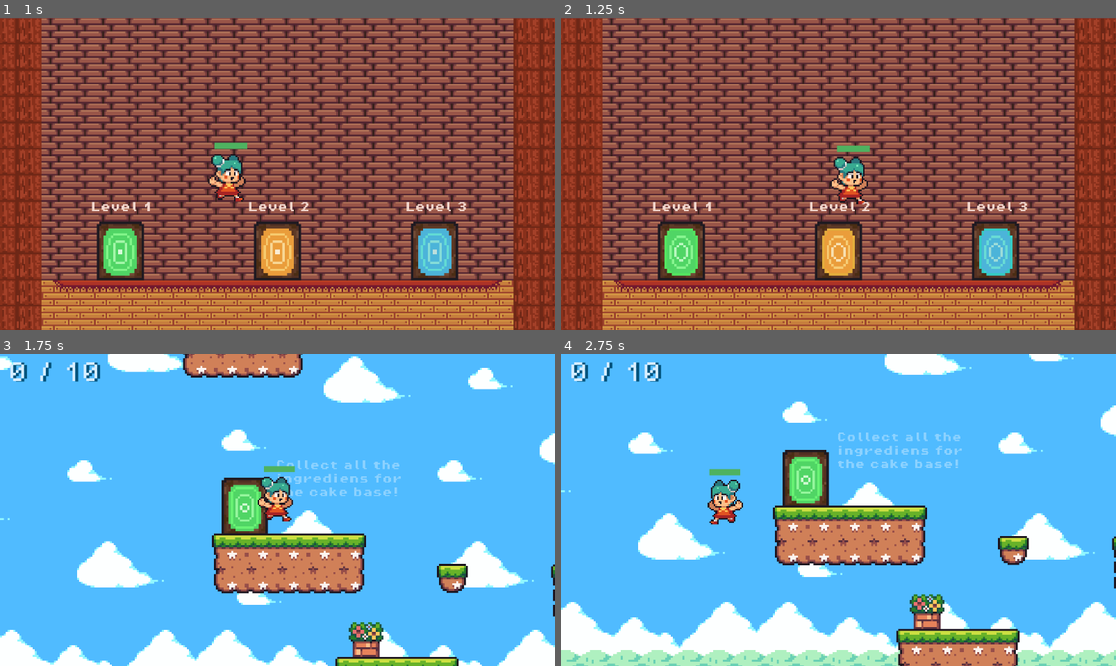
Above: before the commit, frames 1-4 (two rows, left to right).
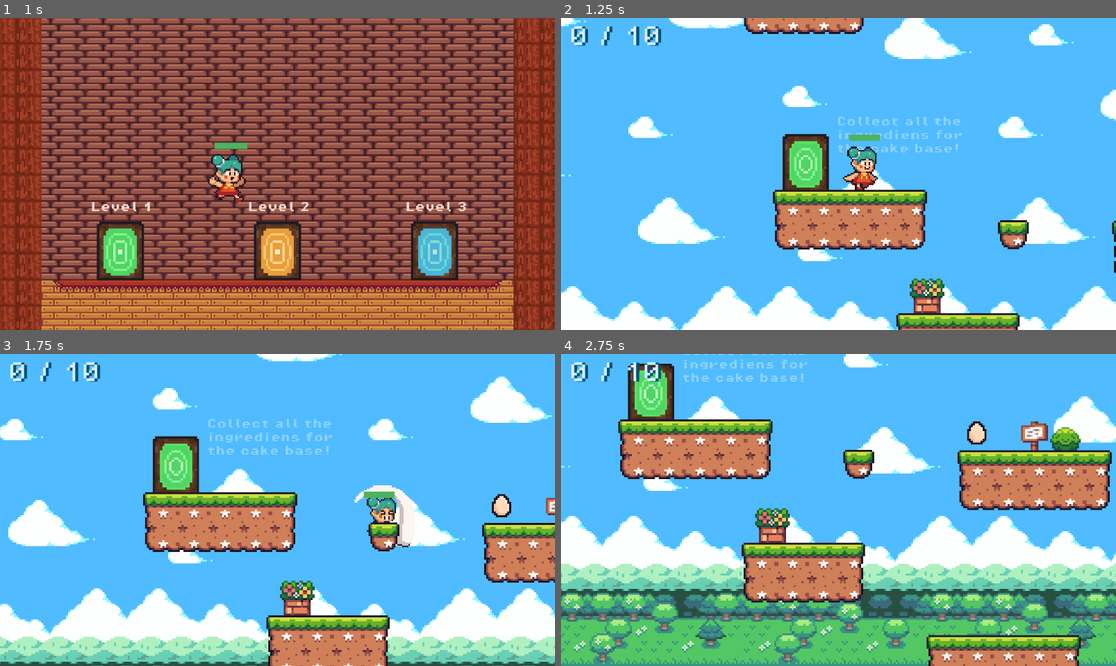
Above: after the commit, the same moments.

Repository: CakeRun/Vaerkstedsuge.github-brug-denne
Game: Godot game, scene res://main_scenes/main_scene_1.tscn
Two runs of this game, one before a commit and one after it. Both use one fixed random seed, a clock stepped at 60 frames per second and the inputs below.
Inputs:
- Up to frame 1 (1 s): hold D (move_right) from 0.53 s (still down); tap E (enter) at 0.6 s; tap Space (jump) at 0.77 s
- Up to frame 2 (1.25 s): keep holding D (move_right)
- Up to frame 3 (1.75 s): keep holding D (move_right); tap X (attack) at 1.35 s; tap Space (jump) at 1.52 s; tap E (enter) at 1.55 s
- Up to frame 4 (2.75 s): release D (move_right) at 2.03 s; hold A (move_left) from 2.03 s (still down); tap E (enter) at 2.1 s

Frame 1 is identical in both runs. In frame 2, 99% of the frame differs, in the area x 0-100%, y 0-100%; in frame 3, 48%; in frame 4, 65%.

Commit message:
scener, dører og alt funger!

Diff:
--- a/GoDot/Ingrediens/ingredients_script.gd
+++ b/GoDot/Ingrediens/ingredients_script.gd
@@ -1,9 +1,5 @@
 extends Area2D
 
-
-
-#@onready var game_manager = %GameManager
-#@onready var animation_player = $AnimationPlayer
 @onready var pickup_sound = %AudioStreamPlayer2D
 
 @onready var game_manager = %GameManager
--- a/GoDot/Level 1 (green)/GameManager.gd
+++ b/GoDot/Level 1 (green)/GameManager.gd
@@ -3,14 +3,13 @@
 var score = 0
 var addscore = 0
 
-var totalscore = 0
+static var totalscore = 0
 
 @onready var score_label = $CanvasLayer/ScoreLabel
 
 func add_point():
 	score += 1
 	score_label.text = str(score) + " / 10"
-	print("you collected one thing")
 
 func add_extra_point():
 	if GameManager.enemy_type == "Wormy":
--- a/GoDot/doors/doors_script.gd
+++ b/GoDot/doors/doors_script.gd
@@ -7,6 +7,7 @@
 @onready var player = $"../Player"
 
 static var levels_completed = 0
+
 
 #LEVEL 1
 static var entered_green_main = false
@@ -22,16 +23,14 @@
 
 
 func _process(delta):
-	#print(levels_completed)
-
 	#### LEVEL 1 ####
 	if entered_green_main == true and Input.is_action_just_pressed("enter"):
 		print(levels_completed)
 
-		if levels_completed == 0:
+		if levels_completed == 0 and not teleport_audio_main.playing:
 			print("entering level 1")
 			teleport_audio_main.play()
-			await get_tree().create_timer(1).timeout
+			await get_tree().create_timer(0.4).timeout
 
 			if get_tree() == null:
 				print("scene change")
@@ -42,10 +41,10 @@
 	if entered_orange_main == true and Input.is_action_just_pressed("enter"):
 		print(levels_completed)
 
-		if levels_completed == 1:
+		if levels_completed == 1 and not teleport_audio_main.playing:
 			print("entering level 2")
 			teleport_audio_main.play()
-			await get_tree().create_timer(1).timeout
+			await get_tree().create_timer(0.4).timeout
 
 			if get_tree() == null:
 				print("scene change")
@@ -57,10 +56,10 @@
 	if entered_blue_main == true and Input.is_action_just_pressed("enter") and levels_completed == 2:
 		print(levels_completed)
 
-		if levels_completed == 2:
+		if levels_completed == 2 and not teleport_audio_main.playing:
 			print("entering level 3")
 			teleport_audio_main.play()
-			await get_tree().create_timer(1).timeout
+			await get_tree().create_timer(0.4).timeout
 
 			if get_tree() == null:
 				print("scene change")
@@ -69,12 +68,12 @@
 
 
 	#### Leaving a level ####
-	if GameManager.current_level_score >= 0 and Input.is_action_just_pressed("enter"):
+	if GameManager.current_level_score >= 1 and Input.is_action_just_pressed("enter"):
 		#green
-		if entered_green_level1 == true:
+		if entered_green_level1 == true and not teleport_audio_green.playing:
 			print("going to main")
 			teleport_audio_green.play()
-			await get_tree().create_timer(1).timeout
+			await get_tree().create_timer(0.4).timeout
 
 			if get_tree() == null:
 				print("get_tree() is null!")
@@ -86,10 +85,10 @@
 				print(levels_completed)
 
 		#orange
-		if entered_orange_level2 == true:
+		if entered_orange_level2 == true and not teleport_audio_orange.playing:
 			print("going to main")
 			teleport_audio_orange.play()
-			await get_tree().create_timer(1).timeout
+			await get_tree().create_timer(0.4).timeout
 			get_tree().change_scene_to_file("res://main_scenes/main_scene_2.tscn")
 
 			if levels_completed == 1: #sikrer at det kun updaterer det én gang
@@ -97,19 +96,20 @@
 				print(levels_completed)
 
 		#blue
-		if entered_blue_level3 == true:
+		if entered_blue_level3 == true and not teleport_audio_blue.playing:
 			print("going to main end")
 			teleport_audio_blue.play()
-			await get_tree().create_timer(1).timeout
+			await get_tree().create_timer(0.4).timeout
 
 			if get_tree() == null:
 				print("get_tree() is null!")
-			elif GameManager.total_score >= 1:
-				get_tree().change_scene_to_file("res://main_scenes/end_scene_small.tscn")
-			elif GameManager.total_score >= 2:
-				get_tree().change_scene_to_file("res://main_scenes/end_scene_medium.tscn")
-			elif GameManager.total_score >= 3:
-				get_tree().change_scene_to_file("res://main_scenes/end_scene_big.tscn")
+
+			#elif total_score >= 1: #IKKE KORREKT ANGIVET (totalscore)
+				#get_tree().change_scene_to_file("res://main_scenes/end_scene_small.tscn")
+			#elif total_score >= 2: #IKKE KORREKT ANGIVET (totalscore)
+				#get_tree().change_scene_to_file("res://main_scenes/end_scene_medium.tscn")
+			#elif total_score >= 3: #IKKE KORREKT ANGIVET (totalscore)
+				#get_tree().change_scene_to_file("res://main_scenes/end_scene_big.tscn")
 
 			if levels_completed == 2: #sikrer at det kun updaterer det én gang
 				levels_completed = 3
--- a/GoDot/level 2 (fall)/Level 2.tscn
+++ b/GoDot/level 2 (fall)/Level 2.tscn
@@ -4274,11 +4274,11 @@
 layer_2/tile_data = PackedInt32Array(19, 65536, 3, -65516, 65537, 5, 20, 131072, 3, 21, 131072, 3, -7, 65537, 1, 65529, …(2786 unchanged characters)…
 
 [node name="Label_level" type="Label" parent="."]
-offset_left = 341.0
-offset_top = 107.0
-offset_right = 521.0
-offset_bottom = 180.0
-scale = Vector2(0.594326, 0.594326)
+offset_left = 339.0
+offset_top = 97.0
+offset_right = 519.0
+offset_bottom = 170.0
+scale = Vector2(0.623478, 0.623478)
 theme_override_colors/font_color = Color(0.65098, 0.490196, 0.552941, 0.34902)
 theme_override_fonts/font = ExtResource("20_qvf1e")
 theme_override_font_sizes/font_size = 8
--- a/GoDot/level 3 (winter)/level_3.tscn
+++ b/GoDot/level 3 (winter)/level_3.tscn
@@ -1829,11 +1829,11 @@
 
 [node name="Label_level" type="Label" parent="TileMap"]
 offset_left = 548.0
-offset_top = 131.0
+offset_top = 134.0
 offset_right = 750.0
-offset_bottom = 185.0
-scale = Vector2(0.649988, 0.649988)
-theme_override_colors/font_color = Color(0.00392157, 0.258824, 0.45098, 0.286275)
+offset_bottom = 188.0
+scale = Vector2(0.731312, 0.731312)
+theme_override_colors/font_color = Color(0.00392157, 0.258824, 0.45098, 0.4)
 theme_override_fonts/font = ExtResource("9_gw1q0")
 theme_override_font_sizes/font_size = 8
 text = "Collect all the
--- a/GoDot/main_scenes/end_scene_big.tscn
+++ b/GoDot/main_scenes/end_scene_big.tscn
@@ -5857,24 +5857,25 @@
 limit_smoothed = true
 
 [node name="Label_won" type="Label" parent="."]
-offset_left = -88.0
+offset_left = -86.0
 offset_top = -143.0
-offset_right = 144.0
-offset_bottom = -111.0
-scale = Vector2(1.0415, 1.0415)
+offset_right = 58.0
+offset_bottom = -117.0
+scale = Vector2(1.19871, 1.19871)
 theme_override_colors/font_color = Color(0.945098, 0.839216, 0.8, 1)
 theme_override_fonts/font = ExtResource("5_b2dqy")
 theme_override_font_sizes/font_size = 24
-text = "YOU WON!!"
+text = "YOU WON
+"
 
 [node name="Label_text" type="Label" parent="."]
-offset_left = -46.0
-offset_top = -115.0
-offset_right = 198.0
-offset_bottom = -92.0
-scale = Vector2(0.376787, 0.406986)
+offset_left = -65.0
+offset_top = -112.0
+offset_right = 191.0
+offset_bottom = -89.0
+scale = Vector2(0.50507, 0.545551)
 theme_override_colors/font_color = Color(0.945098, 0.839216, 0.8, 1)
 theme_override_fonts/font = ExtResource("5_xl2vt")
 theme_override_font_sizes/font_size = 0
-text = "Here is your cake"
+text = "Here is your cake!"
 horizontal_alignment = 1
--- a/GoDot/main_scenes/end_scene_medium.tscn
+++ b/GoDot/main_scenes/end_scene_medium.tscn
@@ -5858,24 +5858,25 @@
 limit_smoothed = true
 
 [node name="Label_won" type="Label" parent="."]
-offset_left = -88.0
+offset_left = -86.0
 offset_top = -143.0
-offset_right = 144.0
-offset_bottom = -111.0
-scale = Vector2(1.0415, 1.0415)
+offset_right = 58.0
+offset_bottom = -117.0
+scale = Vector2(1.19871, 1.19871)
 theme_override_colors/font_color = Color(0.945098, 0.839216, 0.8, 1)
 theme_override_fonts/font = ExtResource("4_eetkl")
 theme_override_font_sizes/font_size = 24
-text = "YOU WON!!"
+text = "YOU WON
+"
 
 [node name="Label_text" type="Label" parent="."]
-offset_left = -46.0
-offset_top = -115.0
-offset_right = 198.0
-offset_bottom = -92.0
-scale = Vector2(0.376787, 0.406986)
+offset_left = -65.0
+offset_top = -112.0
+offset_right = 191.0
+offset_bottom = -89.0
+scale = Vector2(0.50507, 0.545551)
 theme_override_colors/font_color = Color(0.945098, 0.839216, 0.8, 1)
 theme_override_fonts/font = ExtResource("5_fgwwq")
 theme_override_font_sizes/font_size = 0
-text = "Here is your cake"
+text = "Here is your cake!"
 horizontal_alignment = 1
--- a/GoDot/main_scenes/end_scene_small.tscn
+++ b/GoDot/main_scenes/end_scene_small.tscn
@@ -5857,24 +5857,25 @@
 limit_smoothed = true
 
 [node name="Label_won" type="Label" parent="."]
-offset_left = -88.0
+offset_left = -86.0
 offset_top = -143.0
-offset_right = 144.0
-offset_bottom = -111.0
-scale = Vector2(1.0415, 1.0415)
+offset_right = 58.0
+offset_bottom = -117.0
+scale = Vector2(1.19871, 1.19871)
 theme_override_colors/font_color = Color(0.945098, 0.839216, 0.8, 1)
 theme_override_fonts/font = ExtResource("4_xk38l")
 theme_override_font_sizes/font_size = 24
-text = "YOU WON!!"
+text = "YOU WON
+"
 
 [node name="Label_text" type="Label" parent="."]
-offset_left = -46.0
-offset_top = -115.0
-offset_right = 198.0
-offset_bottom = -92.0
-scale = Vector2(0.376787, 0.406986)
+offset_left = -65.0
+offset_top = -112.0
+offset_right = 191.0
+offset_bottom = -89.0
+scale = Vector2(0.50507, 0.545551)
 theme_override_colors/font_color = Color(0.945098, 0.839216, 0.8, 1)
 theme_override_fonts/font = ExtResource("5_oor25")
 theme_override_font_sizes/font_size = 0
-text = "Here is your cake"
+text = "Here is your cake!"
 horizontal_alignment = 1
Not shown, added: GoDot/Graphics/.door_portal.png-autosave.kra
